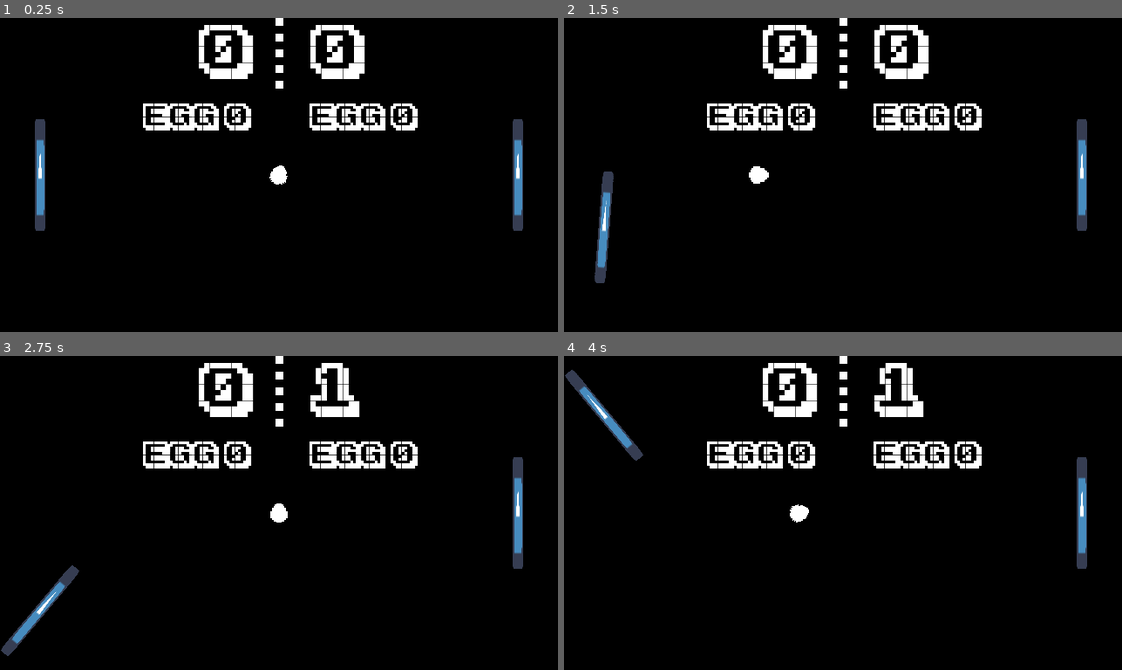
Above: before the commit, frames 1-4 (two rows, left to right).
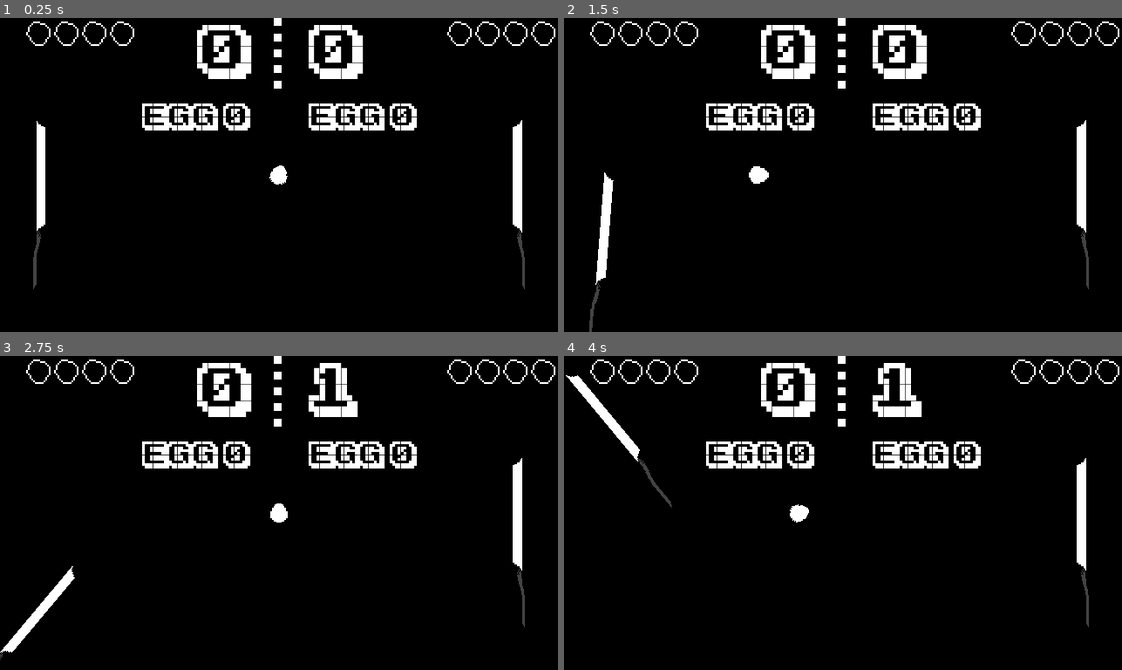
Above: after the commit, the same moments.

Repository: ColdCalzone/EggPong-GWJ28
Game: Godot game, scene res://scenes/Pong.tscn
Two runs of this game, one before a commit and one after it. Both use one fixed random seed, a clock stepped at 60 frames per second and the inputs below. The engine's default icon, where the game draws it, is replaced by a stand-in: a white triangle on a blue panel in a dark square.
Inputs:
- Up to frame 1 (0.25 s): no input
- Up to frame 2 (1.5 s): tap Enter at 0.5 s; hold D (player_1_tilt_right) 0.53-1.28 s; hold Down (player_2_down) 0.53-1.28 s; hold S (player_1_down) from 1.28 s (still down); tap Left (player_2_tilt_left) at 1.35 s
- Up to frame 3 (2.75 s): release S (player_1_down) at 2.03 s; hold D (player_1_tilt_right) from 2.03 s (still down); hold Right (player_2_tilt_right) from 2.03 s (still down)
- Up to frame 4 (4 s): release D (player_1_tilt_right) at 2.78 s; release Right (player_2_tilt_right) at 2.78 s; hold W (player_1_up) 2.78-3.53 s; tap Up (player_2_up) at 2.85 s; hold A (player_1_tilt_left) from 3.53 s (still down); hold Down (player_2_down) from 3.53 s (still down)

The runs differ from the first frame. In frame 1, 3.3% of the frame differs, in the area x 4-100%, y 0-87%; in frame 2, 3.3%, in the area x 4-100%, y 0-100%; in frame 3, 3.2%; in frame 4, 3.3%.

Commit message:
Add menu buttons, improved UI,
Next up: Titlescreen :finnadie:

Diff:
--- a/game/objects/Ball.gd
+++ b/game/objects/Ball.gd
@@ -16,7 +16,7 @@
 onready var sound = $Bleeps
 export var direction : Vector2 = Vector2.ZERO
 export var speed : float = 200
-export var max_speed : float = 1200
+export var max_speed : float = 800
 export var min_speed : float = speed
 export var x_direction : int = -1
 export var first_go : bool = true
@@ -36,6 +36,8 @@
 		randomize()
 	if x_direction == 0: x_direction = -1
 	direction.x = x_direction
+	# Testing line PLS DELETE LATER.
+	#direction = Vector2(0, 1)
 
 func _physics_process(delta : float):
 	sprite.texture = current_sprite
@@ -68,9 +70,9 @@
 			last_collision = "paddle"
 			direction = direction.bounce(collision.normal)
 			if direction.x < 0:
-				direction.x = max(direction.x, -0.2)
+				direction.x = max(direction.x, -0.4)
 			if direction.x > 0:
-				direction.x = max(direction.x, 0.2)
+				direction.x = max(direction.x, 0.4)
 		if previous_positions[0] == previous_positions[1] and previous_positions[1] == position:
 			pong.score(self, int(position.x < 0) + 1)
 	else:
--- a/game/objects/CelingFloor.tscn
+++ b/game/objects/CelingFloor.tscn
@@ -1,7 +1,7 @@
 [gd_scene load_steps=2 format=2]
 
 [sub_resource type="RectangleShape2D" id=1]
-extents = Vector2( 318.898, 10 )
+extents = Vector2( 352, 10 )
 
 [node name="CelingFloor" type="StaticBody2D" groups=[
 "floor_ceil",
--- /dev/null
+++ b/game/objects/EggInsides.gd
@@ -0,0 +1,11 @@
+extends Node2D
+
+onready var tween = $Tween
+onready var sprite = $Sprite
+
+onready var target_pos = Vector2(100, 100)
+
+func _ready():
+	tween.interpolate_property(self, "position", position, target_pos, 0.5, Tween.TRANS_CUBIC, Tween.EASE_IN)
+	yield(get_tree().create_timer(1.0), "timeout")
+	tween.start()
--- /dev/null
+++ b/game/objects/EggInsides.tscn
@@ -0,0 +1,14 @@
+[gd_scene load_steps=3 format=2]
+
+[ext_resource path="res://sprites/egg_insides.png" type="Texture" id=1]
+[ext_resource path="res://objects/EggInsides.gd" type="Script" id=2]
+
+[node name="EggInsides" type="Node2D"]
+script = ExtResource( 2 )
+
+[node name="Sprite" type="Sprite" parent="."]
+scale = Vector2( 2, 2 )
+texture = ExtResource( 1 )
+hframes = 2
+
+[node name="Tween" type="Tween" parent="."]
--- /dev/null
+++ b/game/objects/EggTarget.gd
@@ -0,0 +1,16 @@
+extends Control
+
+
+# Declare member variables here. Examples:
+# var a = 2
+# var b = "text"
+
+
+# Called when the node enters the scene tree for the first time.
+func _ready():
+	pass # Replace with function body.
+
+
+# Called every frame. 'delta' is the elapsed time since the previous frame.
+#func _process(delta):
+#	pass
--- /dev/null
+++ b/game/objects/EggTarget.tscn
@@ -0,0 +1,19 @@
+[gd_scene load_steps=3 format=2]
+
+[ext_resource path="res://sprites/egg_insides.png" type="Texture" id=1]
+[ext_resource path="res://objects/EggTarget.gd" type="Script" id=2]
+
+[node name="EggTarget" type="Control"]
+margin_right = 16.0
+margin_bottom = 16.0
+script = ExtResource( 2 )
+__meta__ = {
+"_edit_use_anchors_": false
+}
+
+[node name="Sprite" type="Sprite" parent="."]
+scale = Vector2( 2, 2 )
+texture = ExtResource( 1 )
+centered = false
+hframes = 2
+frame = 1
--- /dev/null
+++ b/game/objects/MenuButton.gd
@@ -0,0 +1,15 @@
+extends TextureButton
+
+onready var tween = $Tween
+onready var sprite = $Sprite
+onready var fade = $Fade
+
+# Called when the node enters the scene tree for the first time.
+func _ready():
+	connect("button_down", self, "transition_event")
+
+func transition_event():
+	tween.interpolate_property(sprite, "frame", sprite.frame, sprite.hframes - 1, 0.3)
+	tween.interpolate_property(fade, "rect_scale", Vector2(0, 0), (OS.window_size / fade.rect_size) * 1.5, 1.0, Tween.TRANS_LINEAR, Tween.EASE_IN_OUT, 0.1)
+	tween.interpolate_property(fade, "color", fade.color, Color(0, 0, 0, 0) + Color(0, 0, 0, 1), 0.5, Tween.TRANS_LINEAR, Tween.EASE_IN_OUT, 0.3)
+	tween.start()
--- /dev/null
+++ b/game/objects/MenuButton.tscn
@@ -0,0 +1,56 @@
+[gd_scene load_steps=5 format=2]
+
+[ext_resource path="res://sprites/Egg_Crack_Sheet.png" type="Texture" id=1]
+[ext_resource path="res://objects/MenuButton.gd" type="Script" id=2]
+[ext_resource path="res://fonts/ka1.ttf" type="DynamicFontData" id=3]
+
+[sub_resource type="DynamicFont" id=1]
+outline_size = 2
+outline_color = Color( 0, 0, 0, 1 )
+font_data = ExtResource( 3 )
+
+[node name="MenuButton" type="TextureButton"]
+margin_right = 32.0
+margin_bottom = 30.0
+script = ExtResource( 2 )
+__meta__ = {
+"_edit_use_anchors_": false,
+"_edit_vertical_guides_": [  ]
+}
+
+[node name="Sprite" type="Sprite" parent="."]
+scale = Vector2( 2, 2 )
+texture = ExtResource( 1 )
+hframes = 8
+
+[node name="Label" type="Label" parent="."]
+margin_left = -28.0
+margin_top = -10.0
+margin_right = 26.0
+margin_bottom = 9.0
+mouse_filter = 1
+custom_fonts/font = SubResource( 1 )
+text = "Text"
+__meta__ = {
+"_edit_use_anchors_": false
+}
+
+[node name="Tween" type="Tween" parent="."]
+
+[node name="Fade" type="ColorRect" parent="."]
+anchor_left = -0.594
+anchor_top = -0.667
+anchor_right = 0.594
+anchor_bottom = 0.667
+margin_left = 0.00799942
+margin_top = 0.0100002
+margin_right = -0.00799942
+margin_bottom = -0.0100002
+grow_horizontal = 2
+grow_vertical = 2
+rect_pivot_offset = Vector2( 19, 20 )
+mouse_filter = 1
+color = Color( 0, 0, 0, 0 )
+__meta__ = {
+"_edit_use_anchors_": false
+}
--- a/game/objects/Paddle.gd
+++ b/game/objects/Paddle.gd
@@ -4,24 +4,35 @@
 export var speed : float = 5
 var tilt : float = 0.0
 var direction : float = 0.0
+var previous_ai_output : Array = [0.0, 0.0]
 
 onready var pong = get_parent()
 
 var singleplayer : bool = false
 
+var fresh_rand : bool = false
+
+#var space_state = get_world_2d().direct_space_state
+
 onready var tween = $Tween
+onready var sprite = $Sprite
 
 func _ready():
 	singleplayer = pong.singleplayer
+	if player2_or_ai:
+		sprite.flip_h = true
 
 func _physics_process(delta):
 	if (singleplayer and not player2_or_ai) or (not singleplayer):
 		direction = (Input.get_action_strength("player_1_down") - Input.get_action_strength("player_1_up")) if not player2_or_ai else ((Input.get_action_strength("player_2_down") - Input.get_action_strength("player_2_up")))
 		tilt = (Input.get_action_strength("player_1_tilt_right") - Input.get_action_strength("player_1_tilt_left")) if not player2_or_ai else (Input.get_action_strength("player_2_tilt_right") - Input.get_action_strength("player_2_tilt_left"))
+		if player2_or_ai:
+			sprite.flip_h = true
 	else:
 		var output = start_action()
 		direction = output[0]
 		tilt = output[1]
+		previous_ai_output = output
 
 	position.y += direction * speed
 	position.y = clamp(position.y, -112, 112)
@@ -29,7 +40,7 @@
 	tween.interpolate_property(self, "rotation_degrees", rotation_degrees, tilt * 40, 0.1)
 	tween.start()
 
-func determine_action(balls_pos : Array, balls_direction : Array, balls_distance_from_walls : Array):
+func get_weights(balls : Array):
 	# The weight to move upwards
 	var up_weight : float = 0.0
 	# The weight to move downwards
@@ -41,56 +52,61 @@
 	# The last pos, helps to priotize which shell to follow
 	var last_tracked_pos : Vector2 = Vector2(-300, 0)
 
-	for ball_pos in balls_pos:
-		if ball_pos.y < position.y - 0.2:
-			if position.y - 0.2 - ball_pos.y < 1:
-				if last_tracked_pos.x < ball_pos.x:
-					up_weight += 0.5
-					last_tracked_pos = ball_pos
+	for ball in balls:
+		# If the ball is above you...
+		if ball:
+			if ball.position.y < position.y - 5:
+				if ((last_tracked_pos.x <= ball.position.x) if position.x > 0 else (last_tracked_pos.x >= ball.position.x)):
+					if previous_ai_output[0] <= 0:
+						# then prefer to move up
+						up_weight += 1
+					last_tracked_pos = ball.position
+			# or the ball is below you...
+			elif ball.position.y > position.y + 5:
+				if ((last_tracked_pos.x <= ball.position.x) if position.x > 0 else (last_tracked_pos.x >= ball.position.x)):
+					if previous_ai_output[0] >= 0:
+						down_weight += 1
+					last_tracked_pos = ball.position
+
+			if ((ball.position.x + 64 > position.x) if position.x > 0 else (ball.position.x - 64 > position.x)):
+				if ball.position.y > 100:
+					left_weight += 100
+				elif ball.position.y < -100:
+					right_weight += 100
+
+			if ball.direction.y < 0:
+				if ball.position.y >= position.y + 32:
+					left_weight += (-ball.direction.y * 2) + new_random_tilt()[0]
+			elif ball.direction.y > 0:
+				if ball.position.y <= position.y + 32:
+					right_weight += (ball.direction.y * 2) + new_random_tilt()[1]
+
+			if ((ball.position.x < position.x - 64) if position.x > 0 else (ball.position.x > position.x + 64)):
+				right_weight = 0
+				left_weight = 0
+				fresh_rand = false
 			else:
-				if last_tracked_pos.x < ball_pos.x:
-					up_weight += 1
-					last_tracked_pos = ball_pos
-		elif ball_pos.y > position.y + 0.2:
-			if ball_pos.y - position.y + 0.2 < 1:
-				if last_tracked_pos.x < ball_pos.x:
-					down_weight += 0.5
-					last_tracked_pos = ball_pos
-			else:
-				if last_tracked_pos.x < ball_pos.x:
-					down_weight += 1
-					last_tracked_pos = ball_pos
+				if not fresh_rand:
+					var output = new_random_tilt()
+					right_weight += output[0]
+					left_weight += output[1]
+					fresh_rand = true
 
-		if ball_pos.x + 32 > position.x:
-			if ball_pos.y > 100:
-				left_weight += 10
-			elif ball_pos.y < -100:
-				right_weight += 10
 
-		for ball_direction in balls_direction:
-			if ball_direction.y < 0:
-				left_weight += (1 * ball_direction.y) * 4
-			elif ball_direction.y > 0:
-				right_weight += (1 * -ball_direction.y) * 4
+		#print([left_weight, right_weight])
 
-	return [clamp(down_weight - up_weight, -1, 1), clamp(right_weight - left_weight, -1, 1)]
+	return [clamp(down_weight - up_weight, -1, 1), stepify(clamp(right_weight - left_weight, -1, 1), 0.01)]
 
 func start_action():
-	var balls_pos : Array = []
-	var balls_direction : Array = []
-	var balls_distance_from_wall : Array = []
+	var balls : Array = []
 	for ball in get_tree().get_nodes_in_group("egg"):
-		balls_pos.append(ball.position)
-		balls_direction.append(ball.direction)
-		if ball.position.y < 0:
-			balls_distance_from_wall.append(ball.position - pong.top_wall.position)
-		if ball.position.y > 0:
-			balls_distance_from_wall.append(pong.bot_wall.position - ball.position)
+		balls.append(ball)
 	for shell in get_tree().get_nodes_in_group("shell"):
-		balls_pos.append(shell.position)
-		balls_direction.append(shell.direction)
-		if shell.position.y < 0:
-			balls_distance_from_wall.append(shell.position - pong.top_wall.position)
-		if shell.position.y > 0:
-			balls_distance_from_wall.append(pong.bot_wall.position - shell.position)
-	return determine_action(balls_pos, balls_direction, balls_distance_from_wall)
+		balls.append(shell)
+	return get_weights(balls)
+
+func new_random_tilt() -> Array:
+	return [stepify(rand_range(0, 1), 0.1), stepify(rand_range(0, 1), 0.1)]
+
+#func is_emulated_ball_colliding(position : Vector2):
+#	return space_state.intersect_point(position)
--- a/game/objects/Paddle.tscn
+++ b/game/objects/Paddle.tscn
@@ -1,6 +1,6 @@
 [gd_scene load_steps=4 format=2]
 
-[ext_resource path="res://icon.png" type="Texture" id=1]
+[ext_resource path="res://sprites/pan.png" type="Texture" id=1]
 [ext_resource path="res://objects/Paddle.gd" type="Script" id=2]
 
 [sub_resource type="RectangleShape2D" id=1]
@@ -13,8 +13,8 @@
 script = ExtResource( 2 )
 
 [node name="Sprite" type="Sprite" parent="."]
-position = Vector2( 2.38419e-07, 0 )
-scale = Vector2( 0.2, 2 )
+position = Vector2( 0, 33 )
+scale = Vector2( 0.9, 1.75 )
 texture = ExtResource( 1 )
 
 [node name="Collision" type="CollisionShape2D" parent="."]
--- a/game/objects/Score.tscn
+++ b/game/objects/Score.tscn
@@ -11,18 +11,20 @@
 font_data = ExtResource( 2 )
 
 [node name="Score" type="Control"]
-anchor_right = 1.0
-anchor_bottom = 0.5
-margin_right = -320.0
-margin_bottom = -90.0
+anchor_right = 0.505
+anchor_bottom = 0.25
+margin_right = -0.199982
+margin_bottom = 7.62939e-06
+rect_min_size = Vector2( 323, 90 )
 script = ExtResource( 3 )
 __meta__ = {
 "_edit_use_anchors_": false
 }
 
 [node name="Scores" type="HBoxContainer" parent="."]
-margin_right = 320.0
-margin_bottom = 90.0
+anchor_right = 1.067
+anchor_bottom = 1.0
+margin_right = -53.45
 rect_min_size = Vector2( 320, 90 )
 __meta__ = {
 "_edit_use_anchors_": false
@@ -30,7 +32,7 @@
 
 [node name="Player1Score" type="Label" parent="Scores"]
 margin_right = 124.0
-margin_bottom = 90.0
+margin_bottom = 147.0
 grow_horizontal = 2
 grow_vertical = 2
 size_flags_horizontal = 3
@@ -43,16 +45,17 @@
 [node name="Split" type="TextureRect" parent="Scores"]
 margin_left = 128.0
 margin_right = 192.0
-margin_bottom = 90.0
+margin_bottom = 147.0
 texture = ExtResource( 1 )
 stretch_mode = 1
 
 [node name="Player2Score" type="Label" parent="Scores"]
 margin_left = 196.0
 margin_right = 320.0
-margin_bottom = 90.0
+margin_bottom = 147.0
 grow_horizontal = 2
 grow_vertical = 2
+rect_min_size = Vector2( 100, 90 )
 size_flags_horizontal = 3
 size_flags_vertical = 3
 size_flags_stretch_ratio = 0.5
--- a/game/objects/UI.tscn
+++ b/game/objects/UI.tscn
@@ -1,5 +1,6 @@
-[gd_scene load_steps=3 format=2]
+[gd_scene load_steps=4 format=2]
 
+[ext_resource path="res://objects/EggTarget.tscn" type="PackedScene" id=1]
 [ext_resource path="res://objects/Score.tscn" type="PackedScene" id=3]
 [ext_resource path="res://objects/Speedometer.tscn" type="PackedScene" id=4]
 
@@ -13,8 +14,8 @@
 }
 
 [node name="VSort" type="VBoxContainer" parent="Center"]
-margin_left = 135.0
-margin_right = 505.0
+margin_left = 30.0
+margin_right = 609.0
 margin_bottom = 134.0
 rect_min_size = Vector2( 320, 90 )
 size_flags_horizontal = 12
@@ -24,27 +25,85 @@
 }
 
 [node name="ScoreCenter" type="CenterContainer" parent="Center/VSort"]
-margin_right = 370.0
+margin_right = 579.0
 margin_bottom = 90.0
 __meta__ = {
 "_edit_use_anchors_": false
 }
 
-[node name="Score" parent="Center/VSort/ScoreCenter" instance=ExtResource( 3 )]
+[node name="HSort" type="HBoxContainer" parent="Center/VSort/ScoreCenter"]
+margin_right = 579.0
+margin_bottom = 90.0
+custom_constants/separation = 32
+
+[node name="EggTargetsLeft" type="GridContainer" parent="Center/VSort/ScoreCenter/HSort"]
+margin_right = 96.0
+margin_bottom = 90.0
+custom_constants/vseparation = 32
+custom_constants/hseparation = 32
+columns = 4
+
+[node name="EggTarget3" parent="Center/VSort/ScoreCenter/HSort/EggTargetsLeft" instance=ExtResource( 1 )]
+margin_right = 0.0
+margin_bottom = 0.0
+
+[node name="EggTarget" parent="Center/VSort/ScoreCenter/HSort/EggTargetsLeft" instance=ExtResource( 1 )]
+margin_left = 32.0
+margin_right = 32.0
+margin_bottom = 0.0
+
+[node name="EggTarget5" parent="Center/VSort/ScoreCenter/HSort/EggTargetsLeft" instance=ExtResource( 1 )]
+margin_left = 64.0
+margin_right = 64.0
+margin_bottom = 0.0
+
+[node name="EggTarget6" parent="Center/VSort/ScoreCenter/HSort/EggTargetsLeft" instance=ExtResource( 1 )]
+margin_left = 96.0
+margin_right = 96.0
+margin_bottom = 0.0
+
+[node name="Score" parent="Center/VSort/ScoreCenter/HSort" instance=ExtResource( 3 )]
 anchor_right = 0.0
 anchor_bottom = 0.0
-margin_left = 25.0
-margin_right = 345.0
+margin_left = 128.0
+margin_right = 451.0
 margin_bottom = 90.0
-rect_min_size = Vector2( 320, 90 )
+
+[node name="EggTargetsRight" type="GridContainer" parent="Center/VSort/ScoreCenter/HSort"]
+margin_left = 483.0
+margin_right = 579.0
+margin_bottom = 90.0
+custom_constants/vseparation = 32
+custom_constants/hseparation = 32
+columns = 4
+
+[node name="EggTarget2" parent="Center/VSort/ScoreCenter/HSort/EggTargetsRight" instance=ExtResource( 1 )]
+margin_right = 0.0
+margin_bottom = 0.0
+
+[node name="EggTarget4" parent="Center/VSort/ScoreCenter/HSort/EggTargetsRight" instance=ExtResource( 1 )]
+margin_left = 32.0
+margin_right = 32.0
+margin_bottom = 0.0
+
+[node name="EggTarget7" parent="Center/VSort/ScoreCenter/HSort/EggTargetsRight" instance=ExtResource( 1 )]
+margin_left = 64.0
+margin_right = 64.0
+margin_bottom = 0.0
+
+[node name="EggTarget8" parent="Center/VSort/ScoreCenter/HSort/EggTargetsRight" instance=ExtResource( 1 )]
+margin_left = 96.0
+margin_right = 96.0
+margin_bottom = 0.0
 
 [node name="SpeedCenter" type="CenterContainer" parent="Center/VSort"]
 margin_top = 94.0
-margin_right = 370.0
+margin_right = 579.0
 margin_bottom = 134.0
 
 [node name="Speeds" type="HBoxContainer" parent="Center/VSort/SpeedCenter"]
-margin_right = 370.0
+margin_left = 104.0
+margin_right = 474.0
 margin_bottom = 40.0
 custom_constants/separation = 70
 __meta__ = {
--- a/game/scenes/Pong.gd
+++ b/game/scenes/Pong.gd
@@ -7,7 +7,9 @@
 onready var player1_net = $Player1Net
 onready var player2_net = $Player2Net
 onready var crack = $Crack
-onready var score = $UI/Center/VSort/ScoreCenter/Score
+onready var score = $UI/Center/VSort/ScoreCenter/HSort/Score
+onready var left_eggs : Array = $UI/Center/VSort/ScoreCenter/HSort/EggTargetsLeft.get_children()
+onready var right_eggs : Array = $UI/Center/VSort/ScoreCenter/HSort/EggTargetsRight.get_children()
 onready var top_wall = $Ceilng
 onready var bot_wall = $Floor
 onready var ball = preload("res://objects/Ball.tscn")
@@ -25,7 +27,7 @@
 func _ready():
 	egg = get_node("Ball")
 	speedometer_right.align_right()
-	OS.window_fullscreen = true
+	#OS.window_fullscreen = true
 	player1_net.connect("body_entered", self, "score", [2])
 	player2_net.connect("body_entered", self, "score", [1])
 
--- a/game/scenes/Pong.tscn
+++ b/game/scenes/Pong.tscn
@@ -21,13 +21,10 @@
 
 [node name="Paddle" parent="." instance=ExtResource( 2 )]
 position = Vector2( -274, 0 )
-player2_or_ai = false
-speed = 5.0
 
 [node name="Paddle2" parent="." instance=ExtResource( 2 )]
 position = Vector2( 274, 0 )
 player2_or_ai = true
-speed = 5.0
 
 [node name="Ball" parent="." instance=ExtResource( 1 )]
 
Not shown, added: game/export_presets.cfg
Binary file added: game/sprites/Egg_Crack_Sheet.png
Not shown, added: game/sprites/Egg_Crack_Sheet.png.import
Binary file added: game/sprites/beta_pan.png
Not shown, added: game/sprites/beta_pan.png.import
Binary file added: game/sprites/egg_insides.png
Not shown, added: game/sprites/egg_insides.png.import
Binary file added: game/sprites/pan.png
Not shown, added: game/sprites/pan.png.import
Not shown, added: aseprite/egg_insides.ase
Not shown, added: aseprite/pan-full.aseprite
Not shown, added: aseprite/sparkle.ase
